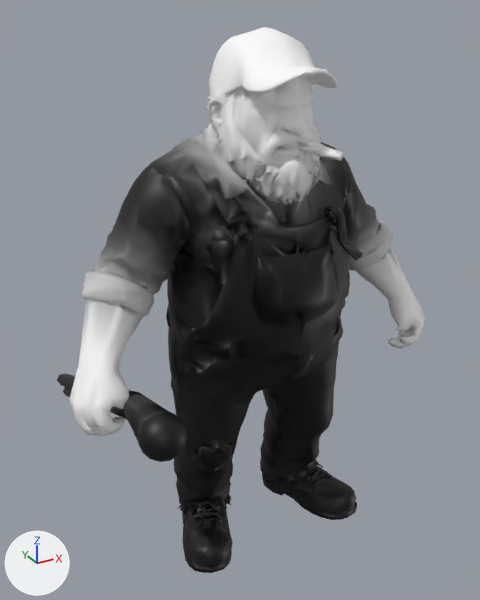
Two versions of the glTF model godot/assets3d/actors/billy.glb, one commit apart.
The view is the same before and after, from a camera (50 mm lens) standing at (-0.983, -1.672, 1.691) and looking at (-0.031, 0.058, 0.825). Lighting does not change. The marker at lower left points along +X, +Y and +Z. The older version comes first. Vertices at exactly the same position are counted once.

Objects in the first picture: 'billy', 'held_gear0'.
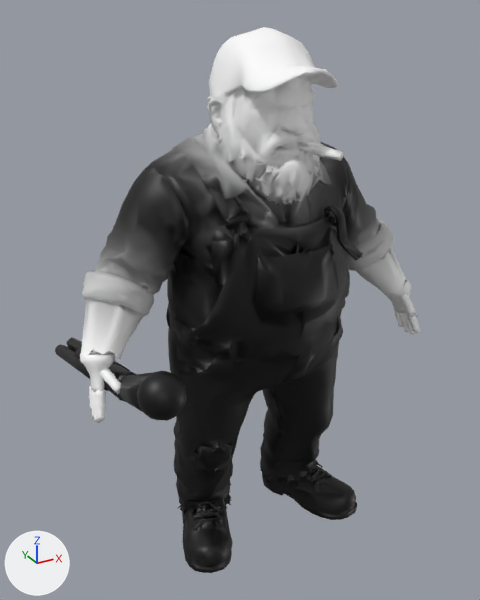
Boxes (x1, y1, x2, y2) around the edits, measured in the pictures (480 x 600 px):
'billy', reshaped
    before: (69, 27, 425, 573)
    after: (80, 27, 422, 573)
'held_gear0', reshaped
    before: (57, 374, 187, 462)
    after: (55, 337, 187, 421)
part 1 of me_mesh_0_001, cut back
    before: (376, 280, 425, 349)
    after: (388, 280, 422, 335)
part 2 of me_mesh_0_001, cut back
    before: (69, 306, 129, 437)
    after: (80, 352, 121, 423)

What the commit changed:
me_mesh_0_001 is used by ob_billy; location (0.0, 0.0, 0.0).
me_mesh_0_001 had 4958 vertices, 9999 faces and spanned x -0.63..0.63, y -0.29..0.25, z 0.0..1.64.
me_mesh_0_001 now has 5579 vertices, 11095 faces and spans x -0.59..0.59, y -0.29..0.25, z 0.0..1.64.
me_mesh_0_001 part 1: 6 vertices moved within x 0.52..0.58, y -0.12..-0.03, z 0.65..0.75; 199 vertices removed from x 0.48..0.63, y -0.16..0.0, z 0.56..0.79; 510 vertices added at x 0.5..0.59, y -0.17..0.02, z 0.62..0.82.
me_mesh_0_001 part 2: 5 vertices moved within x -0.57..-0.55, y -0.12..-0.11, z 0.63..0.68; 199 vertices removed from x -0.63..-0.48, y -0.16..0.01, z 0.56..0.79; 509 vertices added at x -0.59..-0.49, y -0.17..0.02, z 0.63..0.83.
me_mesh_0_002 is used by ob_held_gear0; location (0.0, 0.0, 0.0).
me_mesh_0_002 had 317 vertices, 598 faces and spanned x -0.571..-0.432, y -0.495..0.532, z 0.367..0.824.
me_mesh_0_002 now has 317 vertices, 598 faces and spans x -0.552..-0.436, y -0.462..0.573, z 0.51..0.913.
me_mesh_0_002 part 3: the whole mesh is multiplied about its middle by the matrix ((0.064, 0.357, 0.932), (-0.315, 0.893, -0.32), (-0.947, -0.273, 0.17)), then moved by (0.011, 0.036, 0.096).
